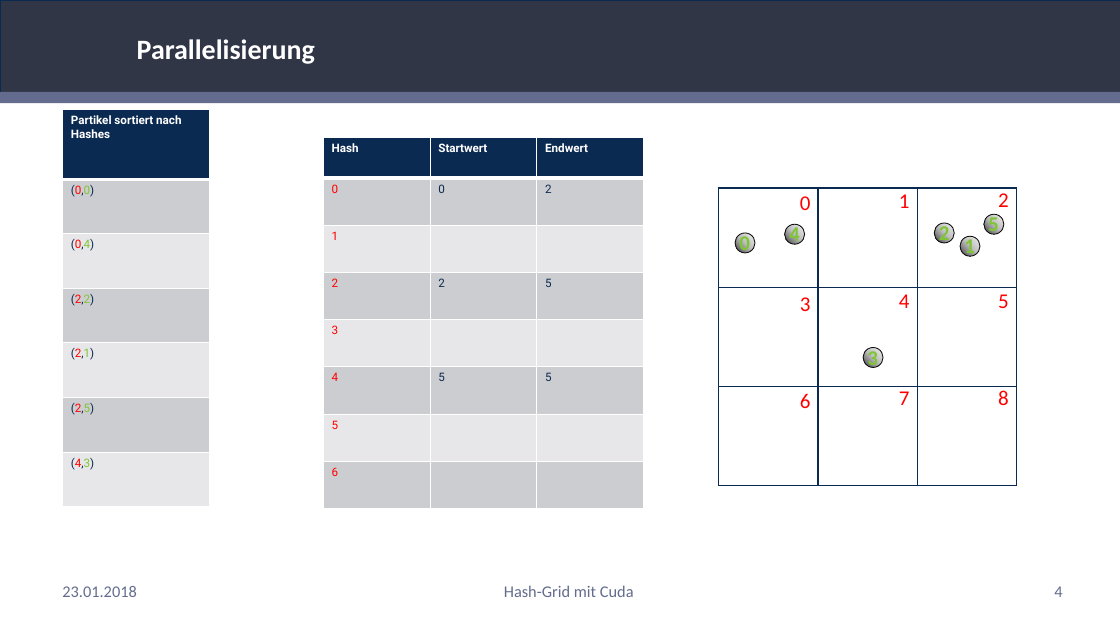
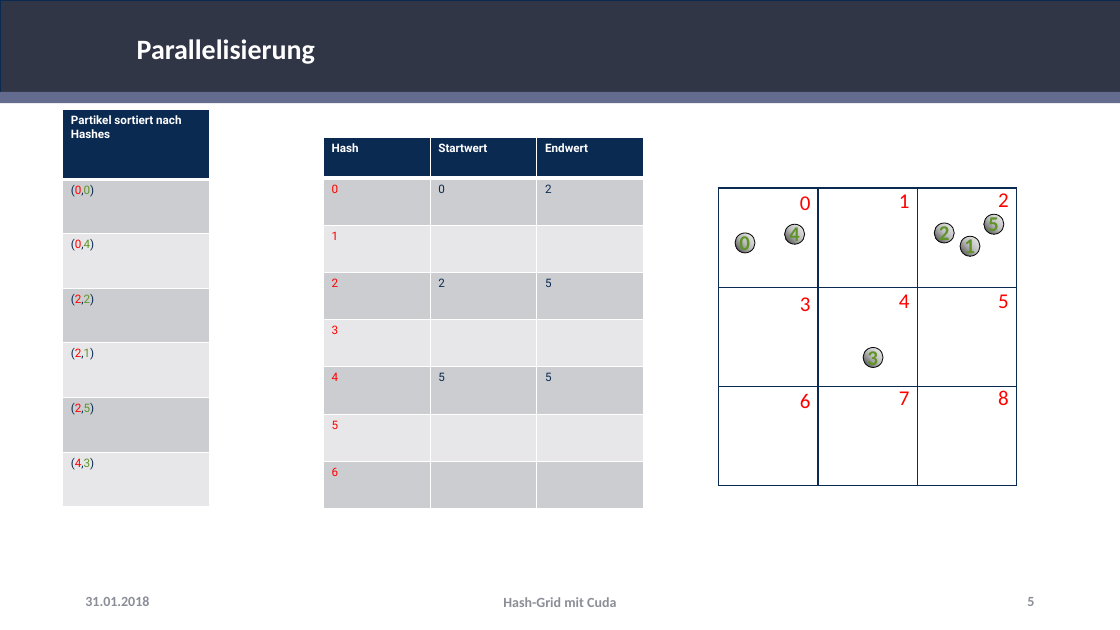
Before and after one commit to RemkeTUD/CUDA-Project-Hash-Grid, a slide deck: slide 5 of Präsentation.pptx (slide 4 before the commit). Drawn at 1120x630 pixels with LibreOffice and Linux fonts; fonts in the diff are those of the drawing; background and template pictures are left out. Boxes give left, top, right and bottom in pixels: in the first picture for what was removed or moved away, otherwise in the second. Text is boxed around its words. In the diff, an @@ line names an element or a change of style, - is before the commit and + after.

```diff
--- a/Präsentation.pptx
+++ b/Präsentation.pptx
@@ table at (62,110,209,522) @@
@@ text colour #80C535 to #609428 in "(0,0)", "(0,4)", "(2,2)", "(2,1)" and 2 more places @@
@@ text colour #80C535 to #609428 in 6 elements at (739,233,750,257), (964,235,975,259), (939,222,950,246), (867,348,878,372), (789,224,800,248), (988,214,999,238) @@
@@ text "31.01.2018" at (85,596,149,606): vertical alignment top to middle @@
@@ text at (85,596,149,606): text changed; size 14 to 12 pt; text colour #636C8E to #8C8E98 @@
-23.01.2018
+31.01.2018
@@ text "Hash-Grid mit Cuda": place and size @@
-text "Hash-Grid mit Cuda" at (504,585,634,597)
+text "Hash-Grid mit Cuda" at (503,597,616,607)
@@ text "Hash-Grid mit Cuda" at (503,597,616,607): size 14 to 12 pt, text colour #636C8E to #8C8E98; vertical alignment top to middle @@
@@ page number at (1027,597,1034,606): vertical alignment top to middle @@
@@ page number at (1027,597,1034,606): text changed; size 14 to 12 pt; text colour #636C8E to #8C8E98 @@
-4
+5
```
Also in this commit, not shown: 12 other slides changed, 5 slides added.
